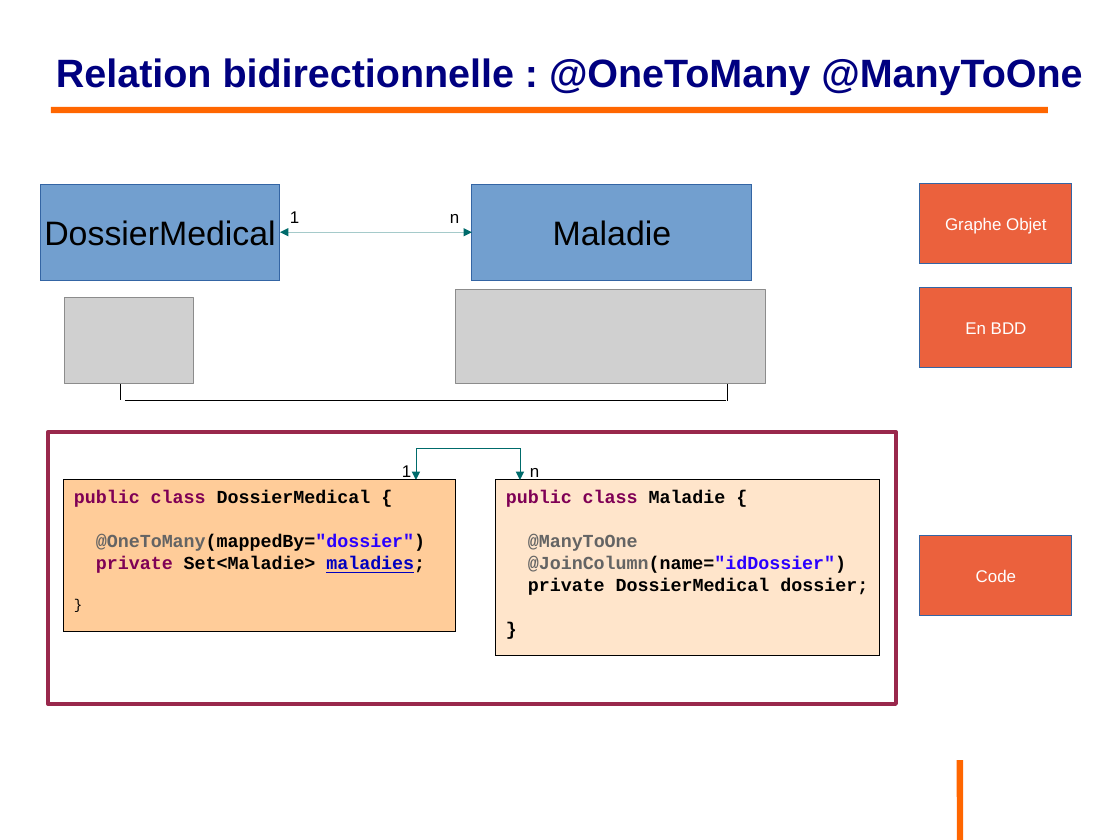
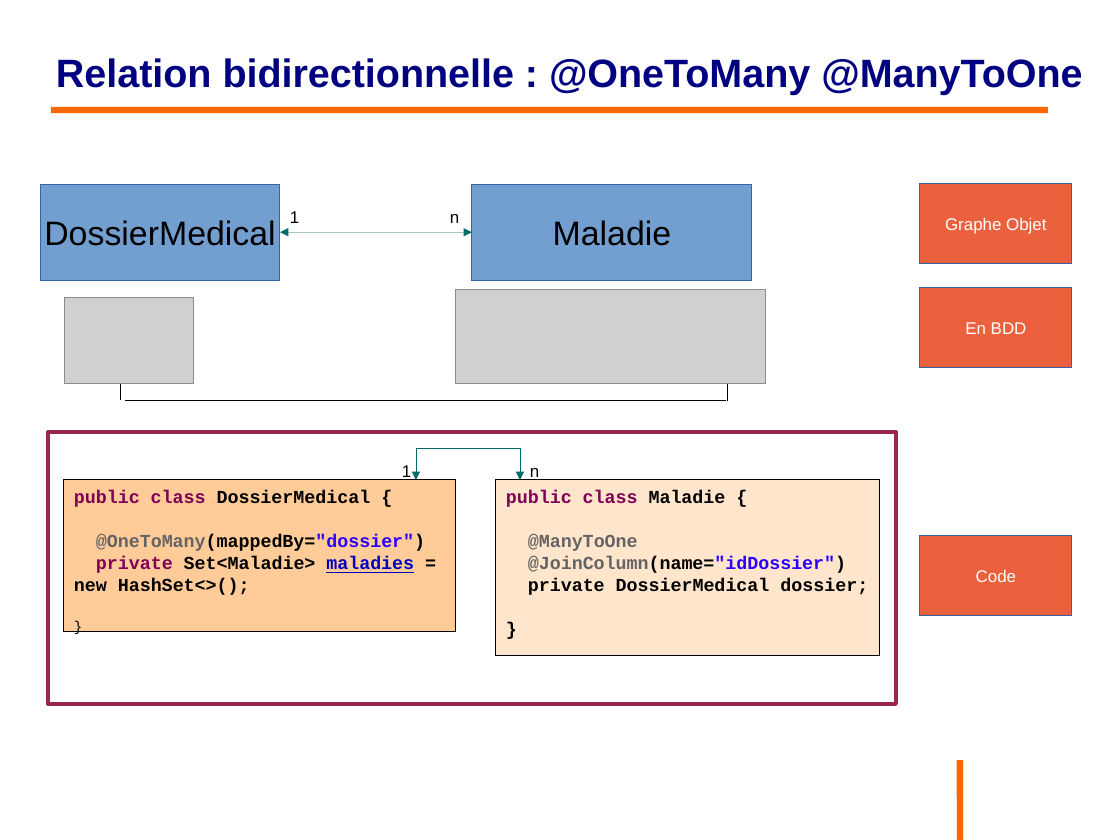
Before and after one commit to philphils/formation-hibernate-basique, a slide deck: slide 84 of Documentation/diapo_formation_hibernate.odp. Drawn at 1120x840 pixels with LibreOffice and Linux fonts; fonts in the diff are those of the drawing; grey boxes stand for pictures; background and template pictures are left out. Boxes give left, top, right and bottom in pixels: in the first picture for what was removed or moved away, otherwise in the second. Text is boxed around its words. In the diff, an @@ line names an element or a change of style, - is before the commit and + after.

```diff
--- a/Documentation/diapo_formation_hibernate.odp
+++ b/Documentation/diapo_formation_hibernate.odp
@@ text in rectangle at [74, 556, 414, 595]: text changed @@
-private Set<Maladie> maladies;
+private Set<Maladie> maladies = new HashSet<>();
```
Also in this commit, not shown: 4 other slides changed.
